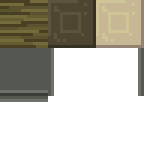
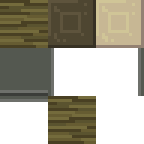
Two versions of the same layered image (144 × 144). Layer-by-layer changes:
added layer "пол,спальня гг" (1st of 2) above "пол,спальня гг" over bbox(48, 96, 96, 144)
